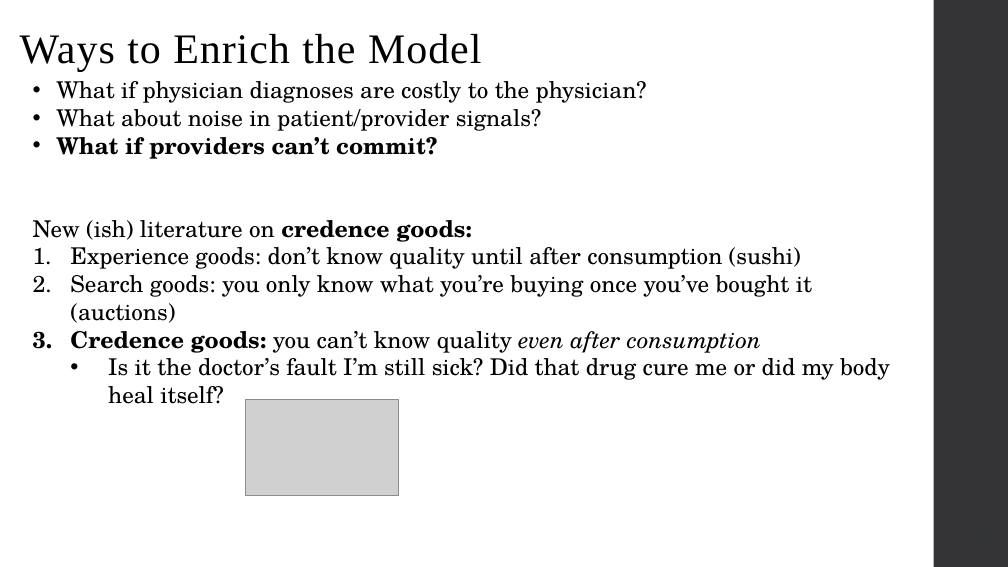
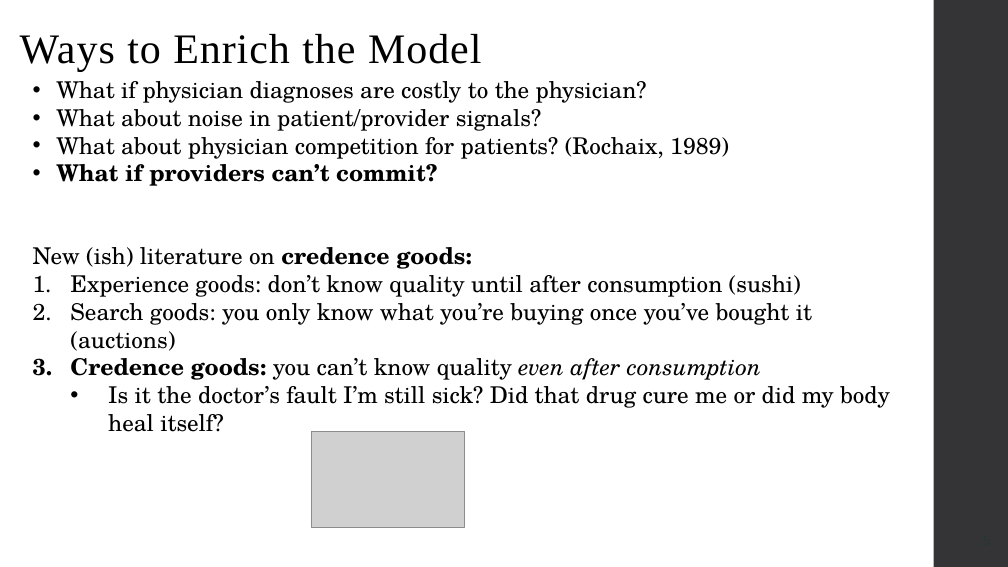
Before and after one commit to alex-hoagland/HAD6750H, a slide deck: slide 22 of Lecture05_PatientPhysicianInteractions/L5Slides_PhysicianPatientInteractions_2023W.pptx. Drawn at 1008x567 pixels with LibreOffice and Linux fonts; fonts in the diff are those of the drawing; grey boxes stand for pictures. Boxes give left, top, right and bottom in pixels: in the first picture for what was removed or moved away, otherwise in the second. Text is boxed around its words. In the diff, an @@ line names an element or a change of style, - is before the commit and + after.

```diff
--- a/Lecture05_PatientPhysicianInteractions/L5Slides_PhysicianPatientInteractions_2023W.pptx
+++ b/Lecture05_PatientPhysicianInteractions/L5Slides_PhysicianPatientInteractions_2023W.pptx
@@ text at [56,137,729,159]: paragraph added @@
+• What about physician competition for patients? (Rochaix, 1989)
@@ picture: place and size @@
-picture at [246,399,399,495]
+picture at [312,432,464,528]
```
Also in this commit, not shown: 6 other slides changed, 1 slide added.
